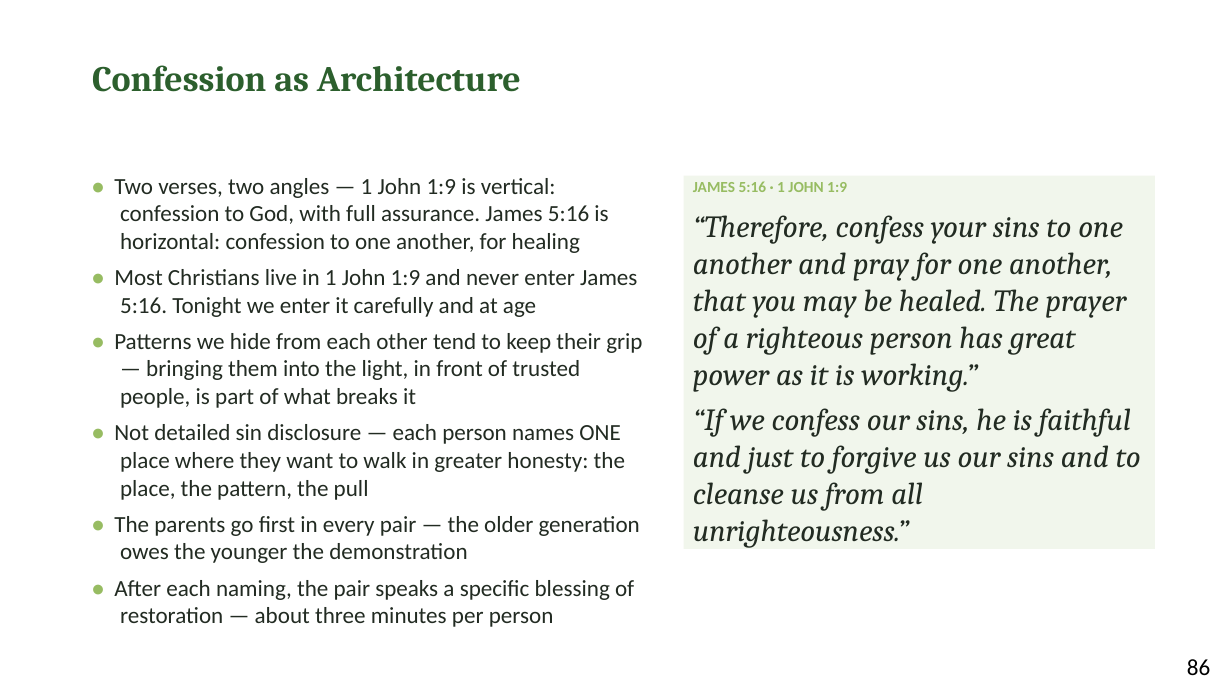
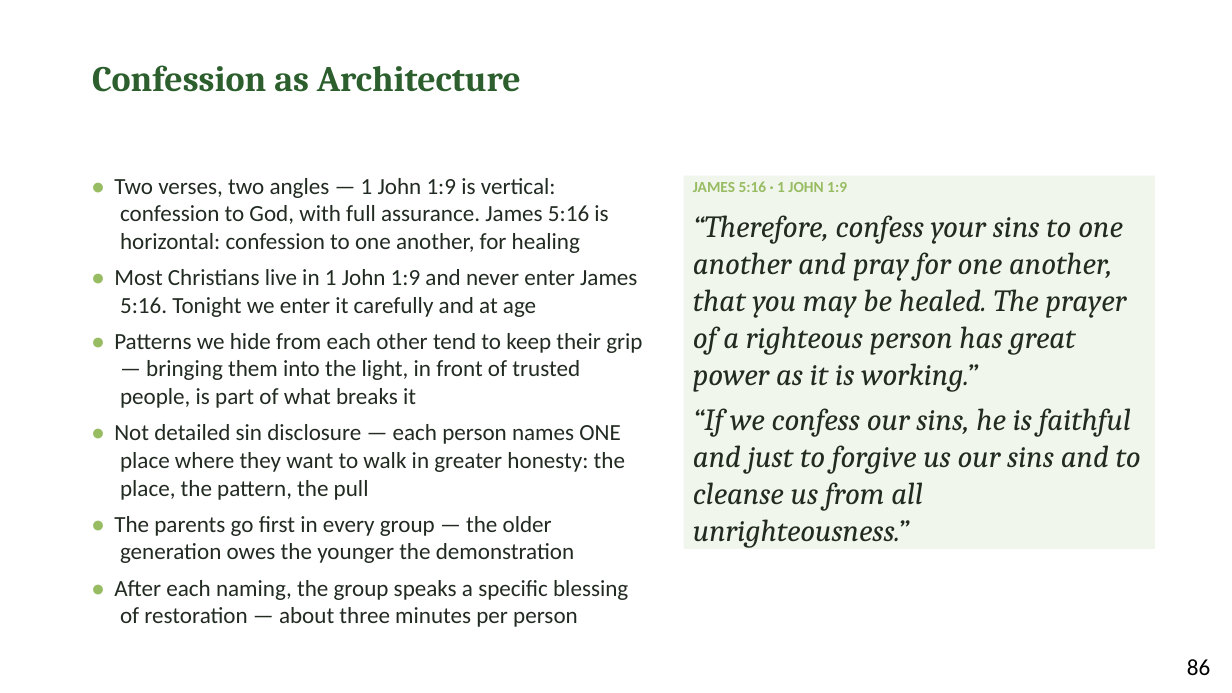
Before and after one commit to jgtittle-ministries/fellowship-of-the-heart-pilot-at-cca-dev, a slide deck: slide 7 of _implementation-notes/evening-series/FotH Evening Session 6 Slides DRAFT v1.pptx. Drawn at 1232x693 pixels with LibreOffice and Linux fonts; fonts in the diff are those of the drawing. Boxes give left, top, right and bottom in pixels: in the first picture for what was removed or moved away, otherwise in the second. Text is boxed around its words. In the diff, an @@ line names an element or a change of style, - is before the commit and + after.

```diff
--- a/_implementation-notes/evening-series/FotH Evening Session 6 Slides DRAFT v1.pptx
+++ b/_implementation-notes/evening-series/FotH Evening Session 6 Slides DRAFT v1.pptx
@@ text at (x1=114, y1=516, x2=628, y2=627): text changed @@
-• The parents go first in every pair — the older generation owes the younger the demonstration
-• After each naming, the pair speaks a specific blessing of restoration — about three minutes per person
+• The parents go first in every group — the older generation owes the younger the demonstration
+• After each naming, the group speaks a specific blessing of restoration — about three minutes per person
```
Also in this commit, not shown: 12 other slides changed, 1 slide added, 51 other files.
